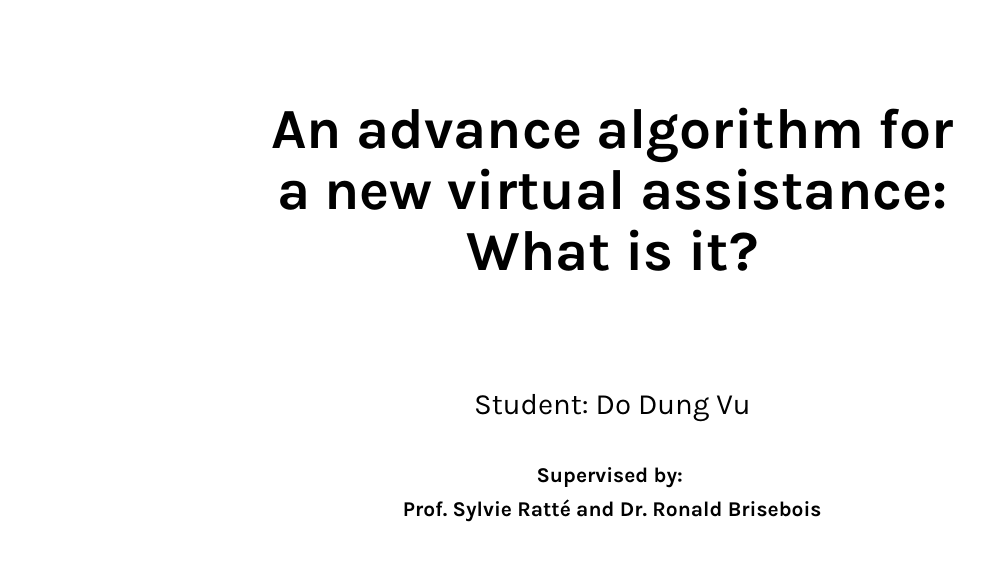
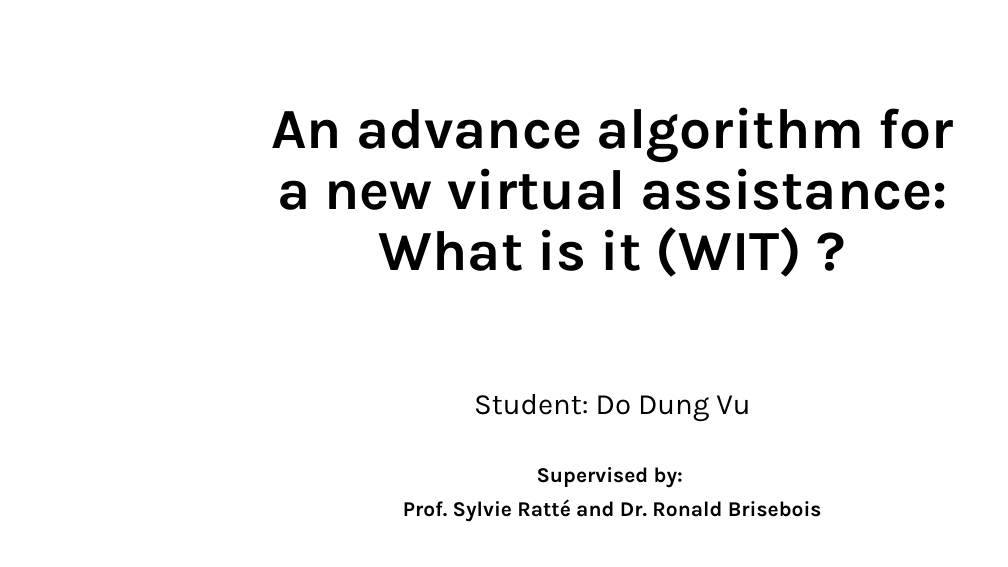
Before and after one commit to dungdovu/DGA1031, a slide deck: slide 1 of DGA1031/What is it.pptx. Drawn at 1008x567 pixels with LibreOffice and Linux fonts; fonts in the diff are those of the drawing; background and template pictures are left out. Boxes give left, top, right and bottom in pixels: in the first picture for what was removed or moved away, otherwise in the second. Text is boxed around its words. In the diff, an @@ line names an element or a change of style, - is before the commit and + after.

```diff
--- a/DGA1031/What is it.pptx
+++ b/DGA1031/What is it.pptx
@@ title at (x1=271, y1=107, x2=954, y2=277): text changed @@
-An advance algorithm for a new virtual assistance:
-What is it?
+An advance algorithm for a new virtual assistance:
+What is it (WIT) ?
```
Also in this commit, not shown: 6 other slides changed, 2 other files.
